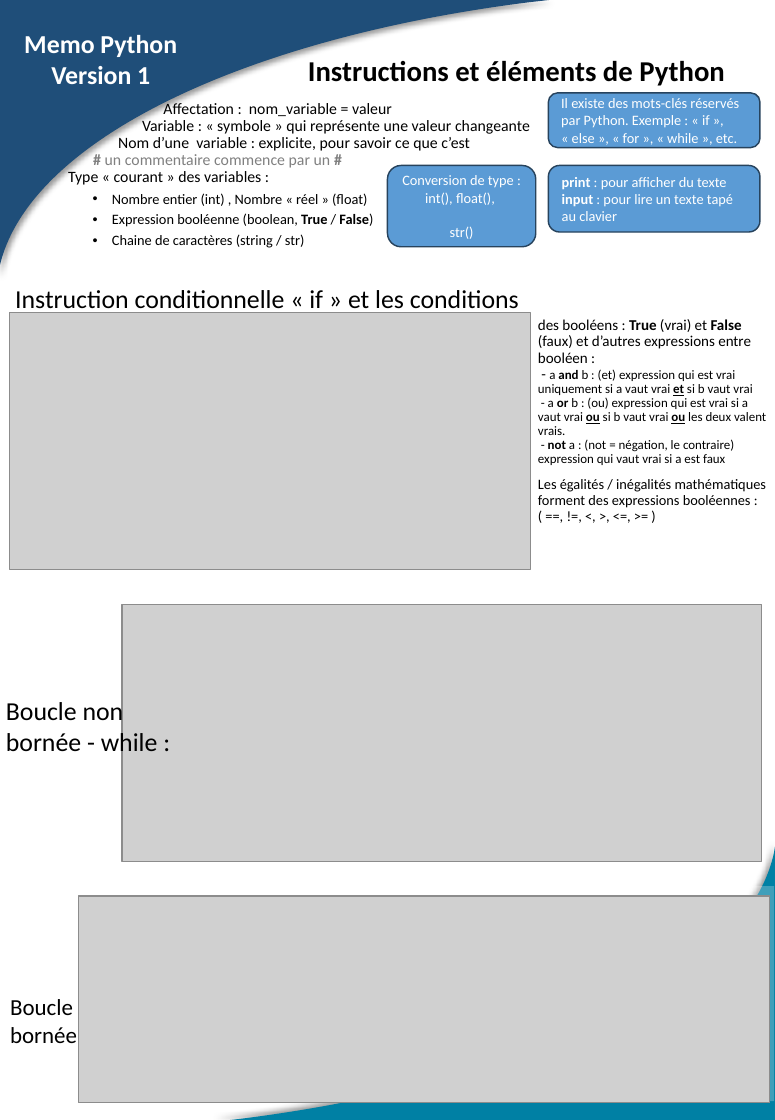
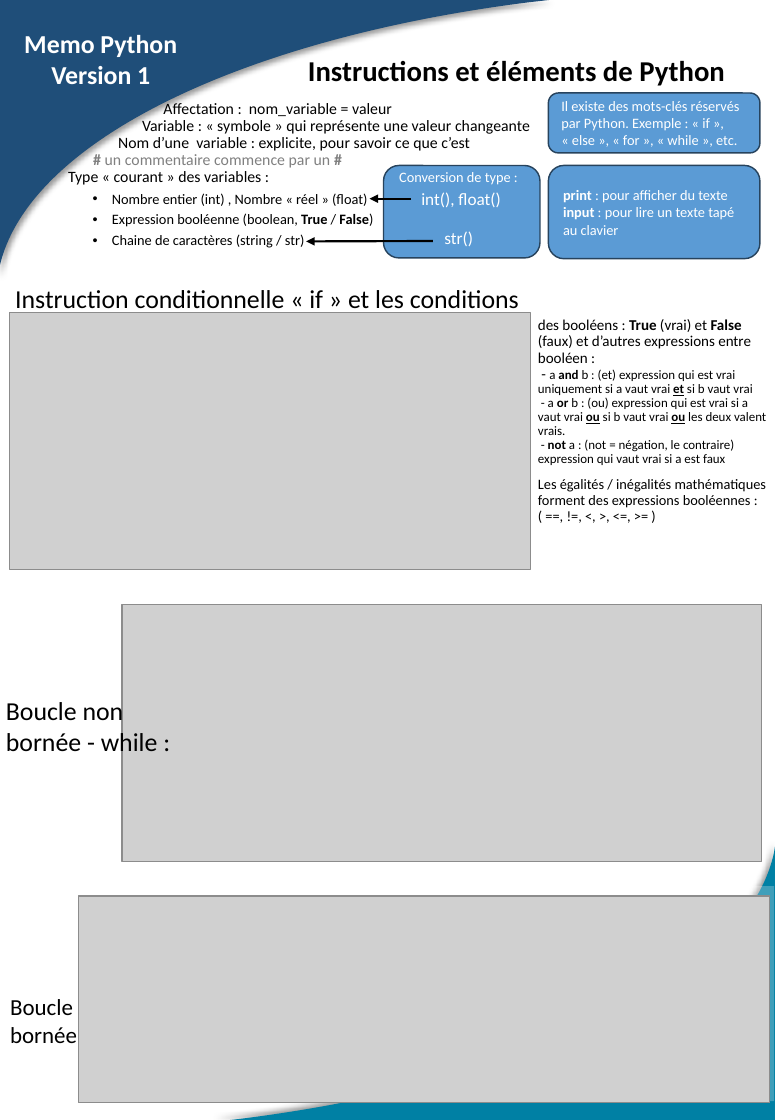
Before and after one commit to PhilippeRenevierGonin/snt, a slide deck: slide 2 of 01_python/cours/Memo Python V1.pptx. Drawn at 775x1120 pixels with LibreOffice and Linux fonts; fonts in the diff are those of the drawing; grey boxes stand for pictures. Boxes give left, top, right and bottom in pixels: in the first picture for what was removed or moved away, otherwise in the second. Text is boxed around its words. In the diff, an @@ line names an element or a change of style, - is before the commit and + after.

```diff
--- a/01_python/cours/Memo Python V1.pptx
+++ b/01_python/cours/Memo Python V1.pptx
@@ rounded rectangle "Il existe des mots-clés réservés ...": place and size @@
-rounded rectangle "Il existe des mots-clés réservés ..." at bbox=[549, 93, 761, 148]
+rounded rectangle "Il existe des mots-clés réservés ..." at bbox=[549, 93, 761, 153]
@@ rounded rectangle "Conversion de type :": place and size @@
-rounded rectangle "Conversion de type :" at bbox=[388, 165, 536, 247]
+rounded rectangle "Conversion de type :" at bbox=[383, 165, 539, 257]
@@ rounded rectangle "print : pour afficher du ...": place and size @@
-rounded rectangle "print : pour afficher du ..." at bbox=[549, 165, 761, 231]
+rounded rectangle "print : pour afficher du ..." at bbox=[549, 165, 761, 258]
@@ arrow added from (411, 198) to (370, 198), #000000 1.5 pt @@
@@ text added at bbox=[421, 192, 500, 207], 12 pt, text #FFFFFF @@
+int(), float()
@@ text in rounded rectangle at bbox=[425, 192, 495, 239]: paragraphs removed @@
-int(), float(),
-str()
@@ text added at bbox=[444, 231, 473, 246], 12 pt, text #FFFFFF @@
+str()
@@ arrow added from (433, 241) to (306, 242), #000000 1.5 pt @@
```
Also in this commit, not shown: 1 other file.
